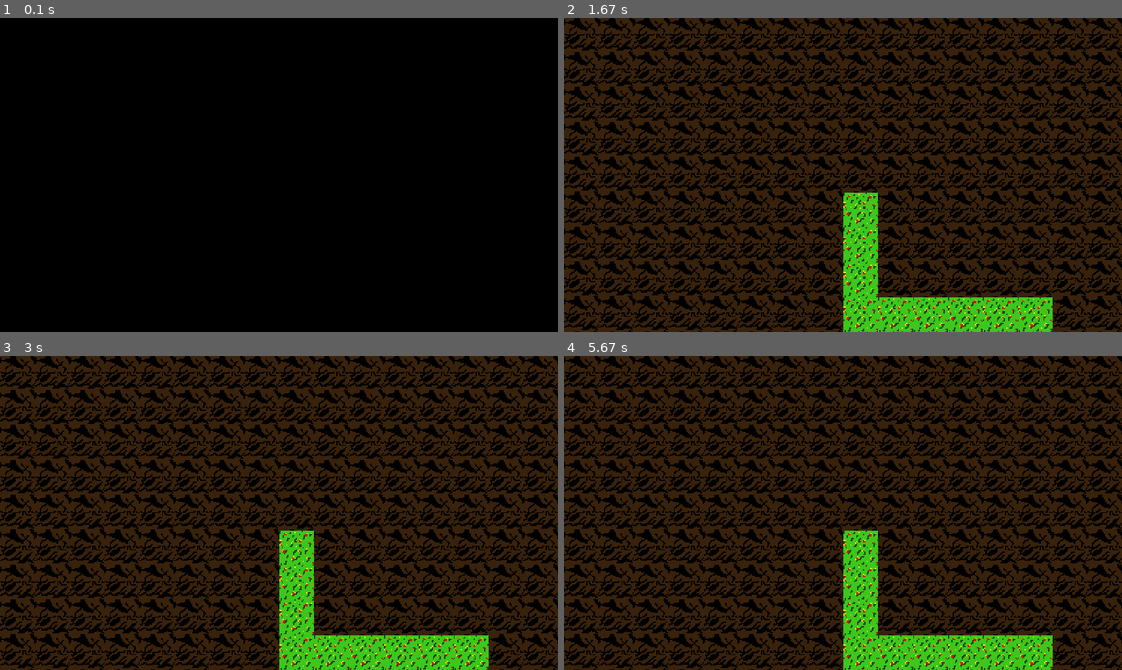
Above: before the commit, frames 1-4 (two rows, left to right).
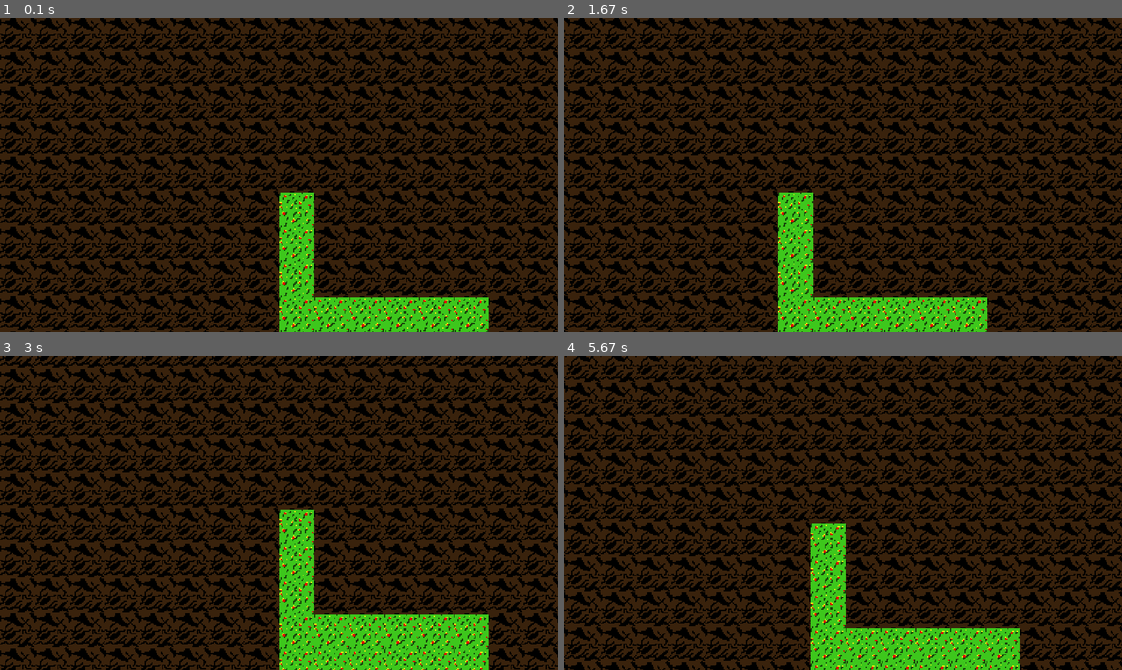
Above: after the commit, the same moments.

Repository: Brendon-Mendicino/pygame_test_2
Game: pygame game, started from main.py
Same seed, same stepped clock (60 frames per second), same inputs: the game is played once before the commit and once after it.
Inputs:
- Up to frame 1 (0.1 s): no input
- Up to frame 2 (1.67 s): hold Right 0.33-0.8 s; hold Right 1.17-1.63 s
- Up to frame 3 (3 s): hold Left 1.67-2.2 s; hold Down 2.23-2.53 s; hold Left 2.57-2.97 s
- Up to frame 4 (5.67 s): hold Up 3-3.37 s; hold Down 4.07-4.43 s; hold Right 4.97-5.43 s; hold Up from 5.47 s (still down)

The runs differ from the first frame. In frame 1, 63% of the frame differs, in the area x 0-100%, y 0-100%; in frame 2, 48%; in frame 3, 45%; in frame 4, 55%.

Commit message:
minor changes

Diff:
--- a/main.py
+++ b/main.py
@@ -1,4 +1,3 @@
-#!/bin/python3
 #!/bin/python3
 
 import time
@@ -15,8 +14,21 @@
     screen.set_area(uts.Area('./areas/01area.txt'))
 
     clock = pyg.time.Clock()
-    FPS = 10
+    FPS = 60
     loop = True
+
+    event_key_case_down = {
+            pyg.K_DOWN: (0, 1),
+            pyg.K_UP: (0, -1),
+            pyg.K_RIGHT: (1, 0),
+            pyg.K_LEFT: (-1, 0),
+            }
+    event_key_case_up = {
+            pyg.K_DOWN: (0, -1),
+            pyg.K_UP: (0, 1),
+            pyg.K_RIGHT: (-1, 0),
+            pyg.K_LEFT: (1, 0),
+            }
 
     while loop:
         clock.tick(FPS)
@@ -27,6 +39,11 @@
             if event.type == pyg.KEYDOWN:
                 if event.key == pyg.K_ESCAPE:
                     loop = False
+                else:
+                    screen.display_offset_speed( event_key_case_down[event.key])
+
+            if event.type == pyg.KEYUP:
+                screen.display_offset_speed(event_key_case_up[event.key])
 
         screen.draw()
 
--- a/utilities/screen.py
+++ b/utilities/screen.py
@@ -24,8 +24,8 @@
 
 
 
-def downsize( size, resize):
-    return (size[0]//resize, size[1]//resize)
+def downsize( size, scale):
+    return (size[0]//scale, size[1]//scale)
 
 
 class Screen:
@@ -48,6 +48,8 @@
 
         self.display_x_offset = 0
         self.display_y_offset = 0
+        self.display_dx = 0
+        self.display_dy = 0
 
         flags = pyg.FULLSCREEN
         self.window_surface = pyg.display.set_mode(self.window_size)
@@ -61,9 +63,12 @@
                 GRASS: pyg.image.load(ASSETS_PATH+'tiles/grass.png'),
                 }
 
-    def update_display_offset(self, offset):
-        self.display_y_offset += offset[0]
-        self.display_y_offset += offset[1]
+    def display_offset_speed(self, speed):
+        self.display_dx += speed[0]
+        self.display_dy += speed[1]
+
+    def display_offset_speed_reset(self):
+        self.display_dx, self.display_dy = 0, 0
 
     def set_area(self, curr_area: Area):
         self.current_area = curr_area
@@ -83,9 +88,13 @@
     def draw(self):
         self.window_surface.fill((0, 0, 0))
 
+        self.display_x_offset += self.display_dx
+        self.display_y_offset += self.display_dy
+
         # Display drawing -----------------
         x_start, y_start = self.display_x_offset // TILE_LEN, self.display_y_offset // TILE_LEN
         x_off, y_off = self.display_x_offset % TILE_LEN, self.display_y_offset % TILE_LEN
+
         for i, row in enumerate(self.current_area.get_tiles()[y_start:y_start+10]):
             for j, tile in enumerate(row[x_start:x_start+17]):
                 self.display.blit(
